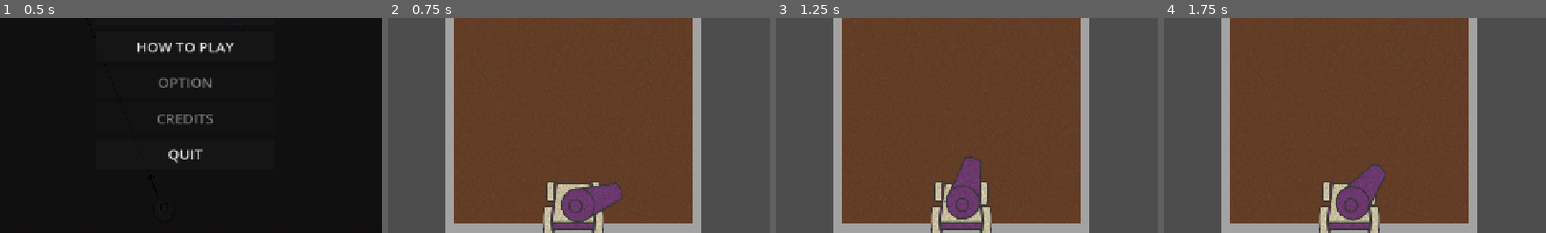
Above: before the commit, frames 1-4 (left to right).
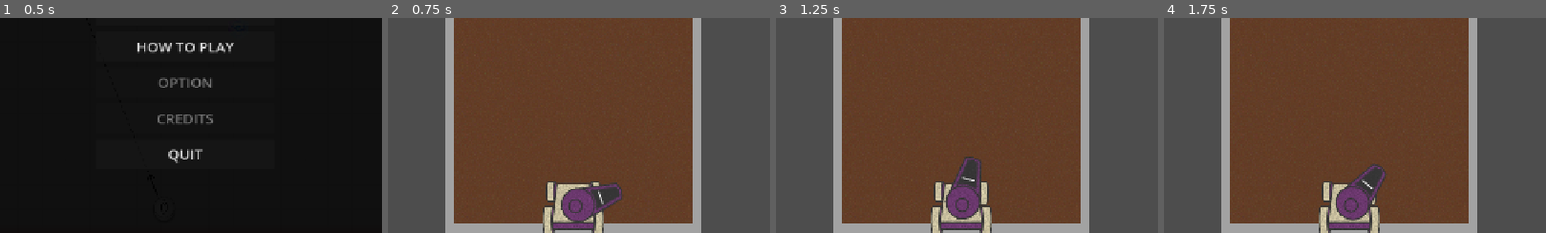
Above: after the commit, the same moments.

Repository: Angele-Bzl/construction
Game: Godot game, scene res://Scenes/title_screen.tscn
Same seed, same stepped clock (60 frames per second), same inputs: the game is played once before the commit and once after it.
Inputs (mouse positions are % of the whole screen's width and height, from its top left):
- Up to frame 1 (0.5 s): no input
- Up to frame 2 (0.75 s): click "START GAME" at 0.5 s
- Up to frame 3 (1.25 s): no input
- Up to frame 4 (1.75 s): move the mouse to (72, 45) at 1.27 s; hold D (right) from 1.28 s (still down); hold Right mouse button (right_click) from 1.28 s (still down); click (72, 45) at 1.35 s
The pictures show only the part of the screen within x 26-76%, y 50-100%; the shares and areas given below are measured in that part.

Frame 1 is identical in both runs. In frame 2, 0.5% of the frame differs, in the area x 53-61%, y 78-90%; in frame 3, 0.5%, in the area x 47-53%, y 65-80%; in frame 4, 0.5%.

Commit message:
Canon Slider

Diff:
--- a/construction/Prefabs/CrossbowPrefabs/crossbow.tscn
+++ b/construction/Prefabs/CrossbowPrefabs/crossbow.tscn
@@ -3,6 +3,9 @@
 [ext_resource type="Script" uid="uid://btc6k3tepywsc" path="res://Scripts/crossbow.gd" id="1_4nqyt"]
 [ext_resource type="PackedScene" uid="uid://cyhdocahkeu12" path="res://Prefabs/CrossbowPrefabs/bullet.tscn" id="2_1am8m"]
 [ext_resource type="Texture2D" uid="uid://cagiia3xligjw" path="res://Assets/Items/canon.png" id="3_tqs0r"]
+[ext_resource type="Texture2D" uid="uid://bltchb23pb0hb" path="res://Assets/Placeholders/Conneries Charles/SliderBG.png" id="4_pxscx"]
+[ext_resource type="Texture2D" uid="uid://cf047il2lsdnn" path="res://Assets/Placeholders/Conneries Charles/SliderThreshold.png" id="5_3oy0q"]
+[ext_resource type="Texture2D" uid="uid://dlyeod7aq1j57" path="res://Assets/Placeholders/Conneries Charles/Slider.png" id="6_pp7s2"]
 
 [node name="Crossbow" type="Node2D" unique_id=641207508]
 script = ExtResource("1_4nqyt")
@@ -21,5 +24,27 @@
 position = Vector2(0, -26.5985)
 scale = Vector2(0.99999994, 1.0075188)
 
+[node name="Sprite2D" type="Sprite2D" parent="CrossbowSprite/CrossbowCannonSprite" unique_id=1431237085]
+position = Vector2(-9.0154737e-07, -20.780075)
+rotation = -1.5707964
+scale = Vector2(1.78, 1.78)
+texture = ExtResource("4_pxscx")
+
+[node name="TextureProgressBar" type="TextureProgressBar" parent="CrossbowSprite/CrossbowCannonSprite/Sprite2D" unique_id=895851509]
+anchors_preset = 15
+anchor_right = 1.0
+anchor_bottom = 1.0
+offset_left = -11.0
+offset_top = -8.0
+offset_right = -11.0
+offset_bottom = -8.0
+grow_horizontal = 2
+grow_vertical = 2
+max_value = 4.0
+step = 0.1
+fill_mode = 1
+texture_over = ExtResource("5_3oy0q")
+texture_progress = ExtResource("6_pp7s2")
+
 [node name="ShootCooldown" type="Timer" parent="." unique_id=1300950616]
 one_shot = true
--- a/construction/Scripts/crossbow.gd
+++ b/construction/Scripts/crossbow.gd
@@ -8,6 +8,9 @@
 @export var shoot_cooldown : float = 2.0
 
 @export var charge : float = 0.1
+
+#---- Slider charge ----
+@onready var texture_progress_bar: TextureProgressBar = $CrossbowSprite/CrossbowCannonSprite/Sprite2D/TextureProgressBar
 
 @onready var bullet_spawn = $CrossbowSprite/CrossbowCannonSprite/BulletSpawn
 
@@ -30,6 +33,9 @@
 		charge = 4
 	print("charge +0.5. = ", charge)
 
+	texture_progress_bar.value = charge
+	if charge > 3:
+		texture_progress_bar.self_modulate = Color("E93C3Cff")
 func shoot():
 	if Input.is_action_just_released("scroll_down"):
 		charging()
@@ -43,4 +49,6 @@
 		new_bullet.global_position = bullet_spawn.global_position
 		new_bullet.set_bullet_velocity(angle_to_mouse, charge)
 		charge = 0
+		texture_progress_bar.value = 0
+		texture_progress_bar.self_modulate = Color.WHITE
 		Attacker.stock -= 1
Binary file added: construction/Assets/Placeholders/Conneries Charles/Slider.png
Not shown, added: construction/Assets/Placeholders/Conneries Charles/Slider.png.import
Binary file added: construction/Assets/Placeholders/Conneries Charles/SliderBG.png
Not shown, added: construction/Assets/Placeholders/Conneries Charles/SliderBG.png.import
Binary file added: construction/Assets/Placeholders/Conneries Charles/SliderThreshold.png
Not shown, added: construction/Assets/Placeholders/Conneries Charles/SliderThreshold.png.import
